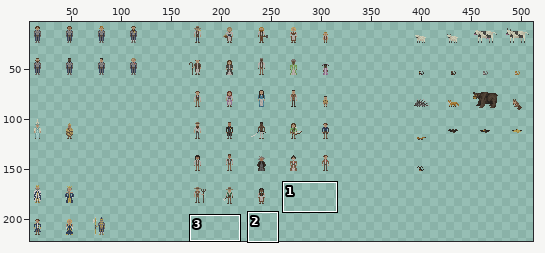
Two versions of one sprite sheet, Assets/Development/Dev_Characters/CharacterSheet.png. The picture above shows the old version from afar; the outline marks the close-up.
Close-up. The starting point:
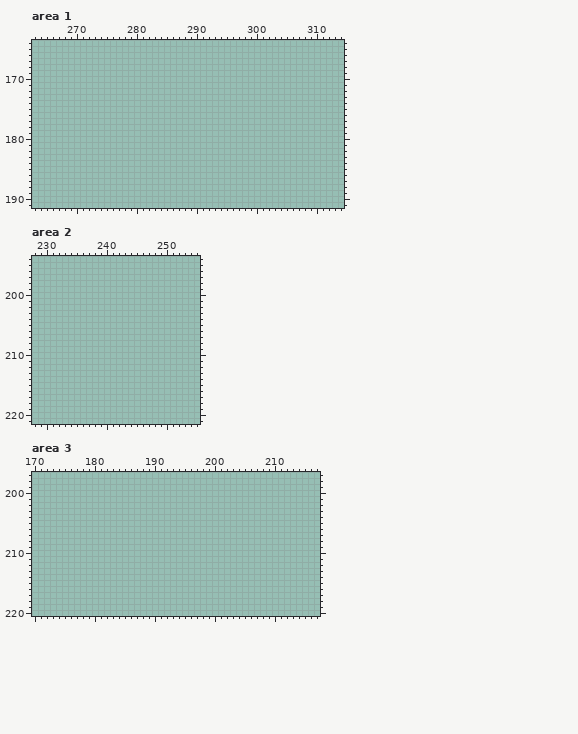
The file is 512x256 pixels. Colours within 5 levels of each other are drawn and written as one. Shown: area 1: x 263..314, y 164..191; area 2: x 228..255, y 194..221; area 3: x 170..217, y 197..220. The wide view leaves out empty margins.
Palette (. is transparent): 
New version:
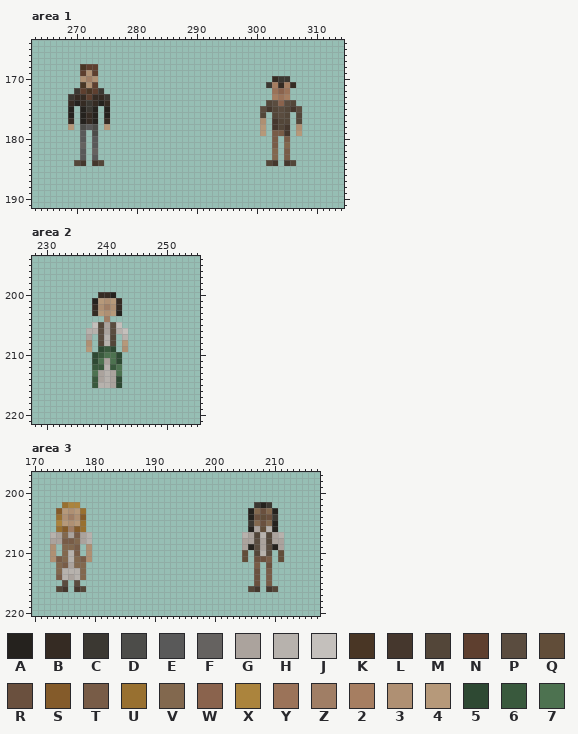
Colours new in this view: A #25221e  B #352b23  C #3b3832  D #4c4c49  E #595959  F #656260  G #aba39d  H #b7b2ad  J #c4c0bc  K #493625  L #45372d  M #534639  N #5e3f2f  P #5a4c3f  Q #614d39  R #6a503e  S #845b2a  T #785c47  U #987030  V #82684e  W #8a634d  X #ab843d  Y #9b7359  Z #a07e65  2 #a67e61  3 #af9073  4 #b6997a  5 #2e4933  6 #39593d  7 #4d7250
Difference:
Changed rows in their new state; - is an unchanged pixel.
Area 1:
first column x 269:
168 --KNN----------------------------------
169 --N3N----------------------------------
170 --3Z3-----------------------------BCC--
171 --K3N----------------------------C2B2B-
172 -CNKNC----------------------------YWY--
173 CBBNBBC---------------------------2Y2--
174 BABCBAB--------------------------MPWPM-
175 A-ACA-A-------------------------PLMPMLP
176 A-ABA-A-------------------------M-MPM-M
177 B-ABA-B-------------------------3-LMM-M
178 4-DED-4-------------------------4-LML-3
179 --E-D---------------------------4-TTL-4
180 --E-E-----------------------------T-T--
181 --F-E-----------------------------T-V--
182 --E-F-----------------------------V-T--
183 --E-E-----------------------------V-T--
184 -ML-LM---------------------------ML-LM-
Area 2:
first column x 237:
200 --BBA--
201 -A434B-
202 -B3Z3B-
203 -B434A-
204 ---Z---
205 -JMGPJ-
206 HHPGPHJ
207 G-PHM-H
208 3-MHM-4
209 4-565-3
210 -56775-
211 -57G75-
212 -66H67-
213 -7GHG7-
214 -6GHG5-
215 -6HHG5-
Area 3:
first column x 173:
202 --UXX-----------------------------CAC--
203 -S434U---------------------------AVRVA-
204 -U3Z3S---------------------------ARQRC-
205 -X434U---------------------------CVRVA-
206 -USZSU---------------------------AGQHA-
207 HGVGTGH-------------------------HGMHMGH
208 GGTTVGH-------------------------GGPGMGG
209 3-VVT-3-------------------------GAPGPAG
210 3-VHT-3-------------------------Q-MHP-Q
211 3TVHVT3-------------------------Q-RRT-Q
212 -VTGVV----------------------------T-R--
213 -VHHHV----------------------------R-T--
214 -THGHV----------------------------R-T--
215 --P-P-----------------------------R-T--
216 -ML-LM---------------------------ML-LM-
